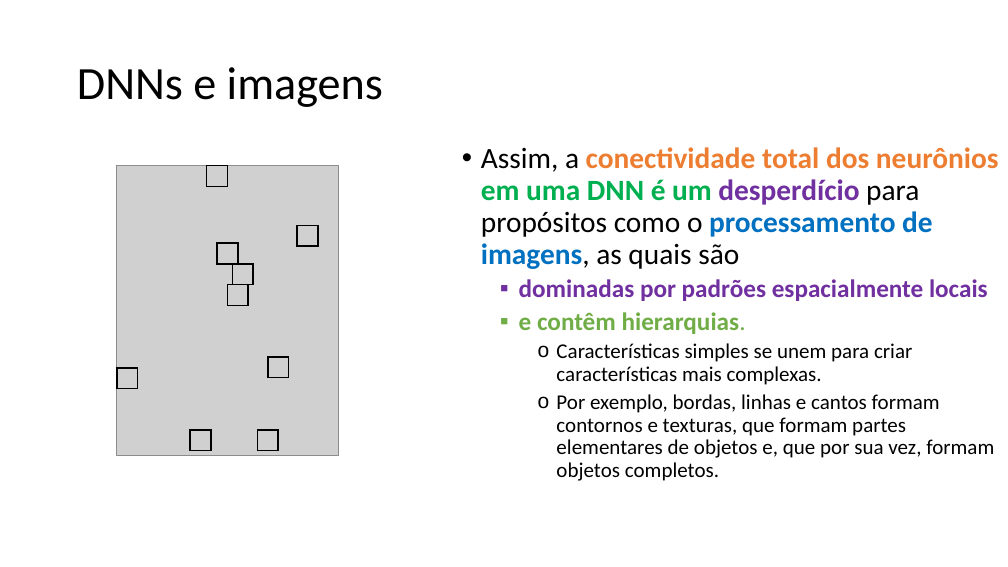
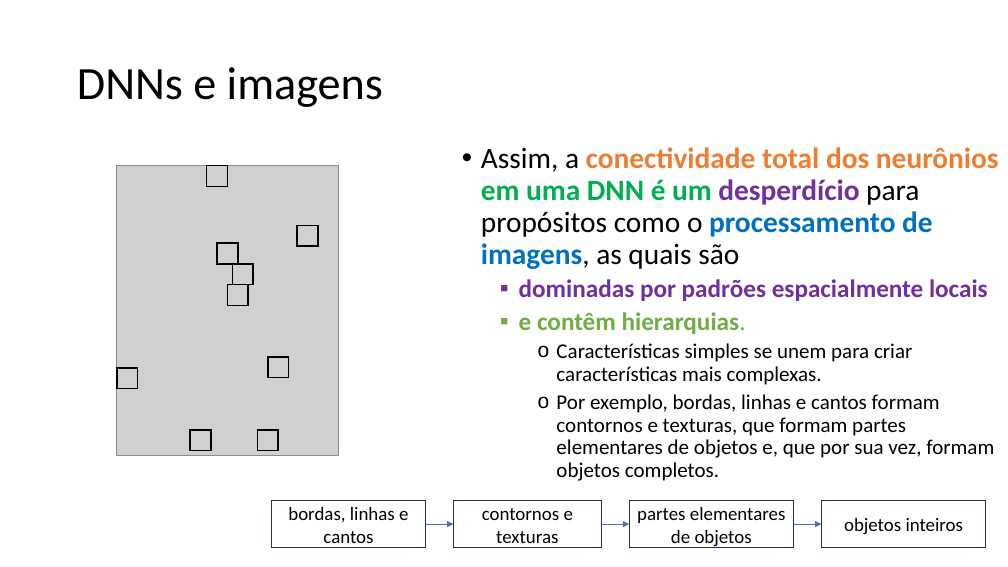
Before and after one commit to zz4fap/c24_inteligencia_artificial, a slide deck: slide 12 of slides/C24_CNN.pptx. Drawn at 1008x567 pixels with LibreOffice and Linux fonts; fonts in the diff are those of the drawing; grey boxes stand for pictures. Boxes give left, top, right and bottom in pixels: in the first picture for what was removed or moved away, otherwise in the second. Text is boxed around its words. In the diff, an @@ line names an element or a change of style, - is before the commit and + after.

```diff
--- a/slides/C24_CNN.pptx
+++ b/slides/C24_CNN.pptx
@@ rectangle added at bbox=[271, 501, 426, 547], outline #1E3256 1 pt, 18 pt, text #000000 @@
+bordas, linhas e cantos
@@ rectangle added at bbox=[454, 501, 602, 547], outline #1E3256 1 pt, 18 pt, text #000000 @@
+contornos e texturas
@@ rectangle added at bbox=[629, 501, 794, 547], outline #1E3256 1 pt, 18 pt, text #000000 @@
+partes elementares de objetos
@@ rectangle added at bbox=[821, 501, 986, 547], outline #1E3256 1 pt, 18 pt, text #000000 @@
+objetos inteiros
@@ arrow added from (426, 524) to (454, 524), #4472C4 0.5 pt @@
@@ arrow added from (602, 524) to (629, 524), #4472C4 0.5 pt @@
@@ arrow added from (794, 524) to (821, 524), #4472C4 0.5 pt @@
```
Also in this commit, not shown: 19 other slides changed, 1 other file.
